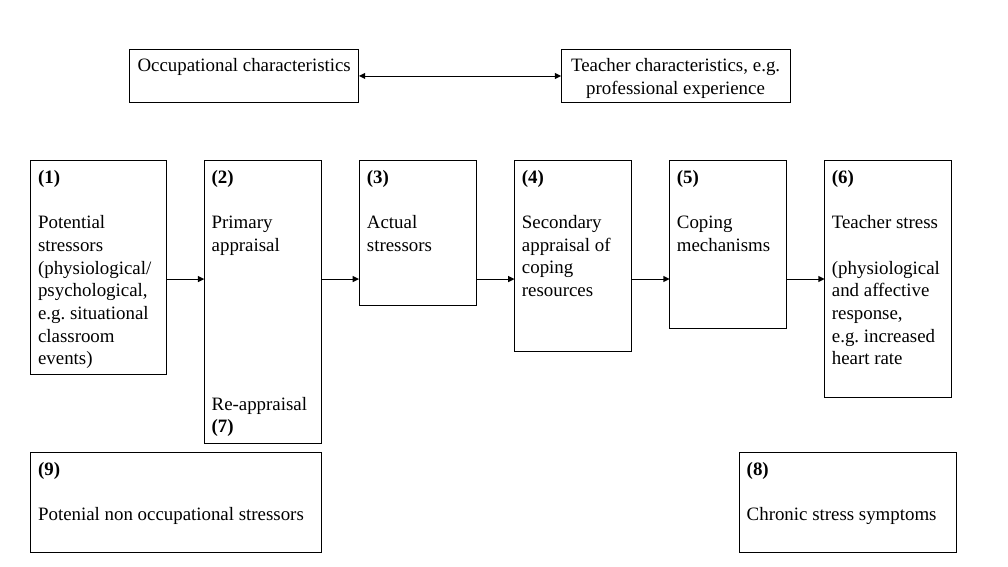
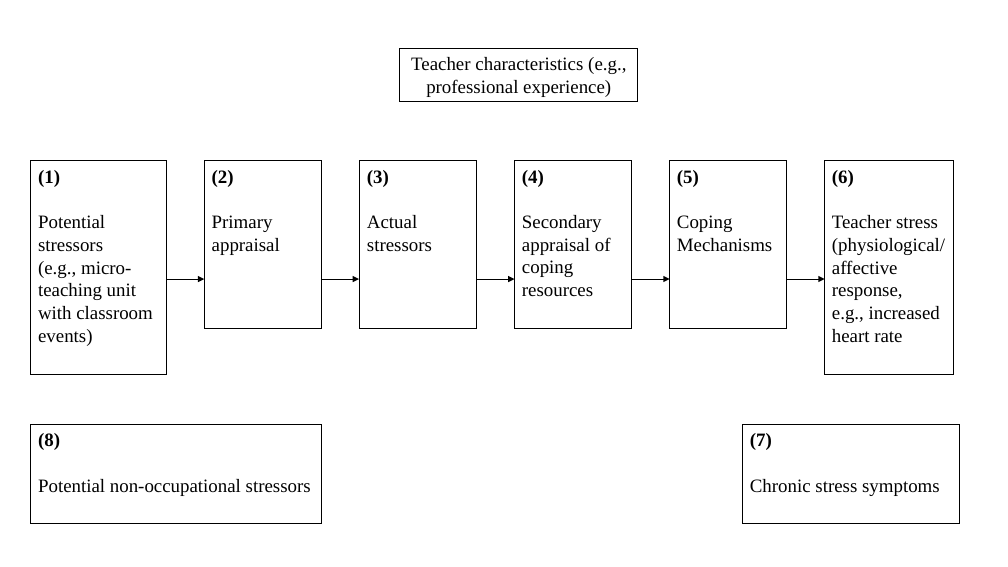
Before and after one commit to MandyKlatt/Mandy-PhD, a slide deck: slide 1 of 02_paper/02_study/02_fitbit paper/images/Model_Teacher_Stress_adapted.pptx. Drawn at 1008x567 pixels with LibreOffice and Linux fonts; fonts in the diff are those of the drawing. Boxes give left, top, right and bottom in pixels: in the first picture for what was removed or moved away, otherwise in the second. Text is boxed around its words. In the diff, an @@ line names an element or a change of style, - is before the commit and + after.

```diff
--- a/02_paper/02_study/02_fitbit paper/images/Model_Teacher_Stress_adapted.pptx
+++ b/02_paper/02_study/02_fitbit paper/images/Model_Teacher_Stress_adapted.pptx
@@ rectangle removed at box(130, 49, 359, 103) @@
-Occupational characteristics
@@ rectangle "Teacher characteristics (e.g., professional experience)": place and size @@
-rectangle "Teacher characteristics (e.g., professional experience)" at box(561, 49, 790, 103)
+rectangle "Teacher characteristics (e.g., professional experience)" at box(400, 48, 638, 101)
@@ text in rectangle at box(411, 57, 626, 97): text changed @@
-Teacher characteristics, e.g. professional experience
+Teacher characteristics (e.g., professional experience)
@@ double arrow removed from (359, 76) to (561, 76) @@
@@ rectangle "(2)": place and size @@
-rectangle "(2)" at box(204, 160, 321, 443)
+rectangle "(2)" at box(204, 160, 321, 328)
@@ rectangle "(3)": place and size @@
-rectangle "(3)" at box(360, 160, 477, 306)
+rectangle "(3)" at box(360, 160, 477, 328)
@@ rectangle "(4)": place and size @@
-rectangle "(4)" at box(515, 160, 632, 351)
+rectangle "(4)" at box(515, 160, 632, 328)
@@ rectangle "(6)": place and size @@
-rectangle "(6)" at box(825, 161, 952, 398)
+rectangle "(6)" at box(825, 161, 954, 375)
@@ text in rectangle at box(677, 238, 772, 251): text changed @@
-mechanisms
+Mechanisms
@@ text in rectangle at box(832, 238, 945, 343): text changed @@
-(physiological and affective response,
-e.g. increased heart rate
+(physiological/ affective response,
+e.g., increased heart rate
@@ text in rectangle at box(38, 261, 153, 346): text changed @@
-(physiological/psychological, e.g. situational classroom events)
+(e.g., micro-teaching unit with classroom events)
@@ text in rectangle at box(212, 397, 307, 436): paragraphs removed @@
-Re-appraisal
-(7)
@@ rectangle "(8)": place and size @@
-rectangle "(8)" at box(31, 453, 322, 552)
+rectangle "(8)" at box(31, 424, 322, 523)
@@ text in rectangle at box(38, 433, 311, 496): text changed @@
-(9)
-Potenial non occupational stressors
+(8)
+Potential non-occupational stressors
@@ rectangle "(7)": place and size @@
-rectangle "(7)" at box(740, 453, 957, 552)
+rectangle "(7)" at box(743, 424, 960, 523)
@@ text in rectangle at box(750, 433, 772, 450): text changed @@
-(8)
+(7)
```
Also in this commit, not shown: 2 other files.
